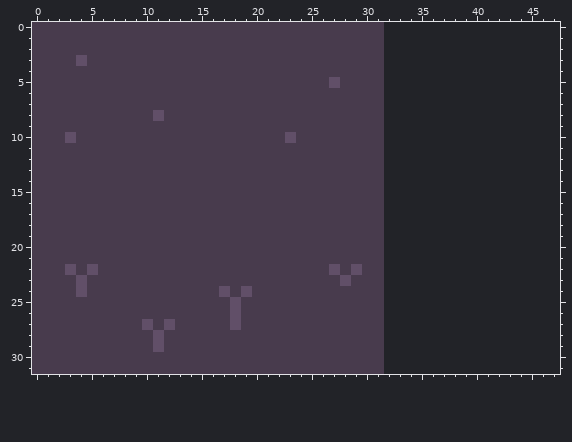
File history of a pixel-art file, Aseprite files/ground tileset proto 1.aseprite. Above: the version before the commit.
32x32 pixels, 1 frame. The old version is drawn lined up with the new one, on the new canvas.
Now the later version:
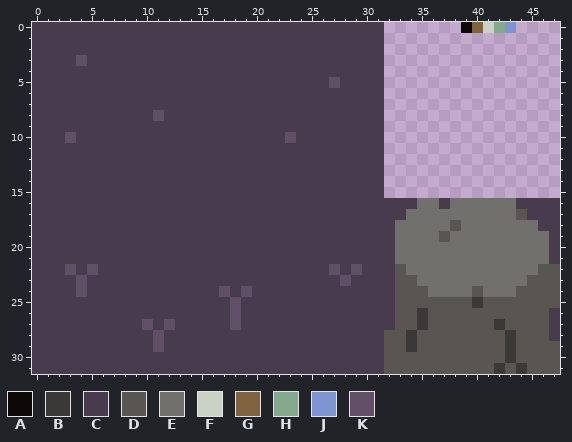
Palette (. is transparent): A #0d0907  B #3b3937  C #483b4d  D #595652  E #72706d  F #cad2c5  G #80643f  H #84a98c  J #7f95d1  K #614f68
The exact change:
canvas 32x32 -> 48x32
y 0: x 39..43 ..... -> AGFHJ
y 16: x 32..47 ................ -> CCCEECEEEEEECCCC
y 17: x 32..47 ................ -> CCEEEEEEEEEEDCCC
y 18: x 32..47 ................ -> CEEEEEDEEEEEEECC
y 19: x 32..47 ................ -> CEEEEDEEEEEEEEEC
y 20..21: x 32..47 ................ -> CEEEEEEEEEEEEEEC
y 22: x 32..47 ................ -> CDEEEEEEEEEEEEDD
y 23: x 32..47 ................ -> CDDEEEEEEEEEEDDD
y 24: x 32..47 ................ -> CDDDEEEEDEEEDDDD
y 25: x 32..47 ................ -> CDDDDDDDBDDDDDDD
y 26: x 32..47 ................ -> CDDBDDDDDDDDDDDC
y 27: x 32..47 ................ -> CDDBDDDDDDBDDDDC
y 28: x 32..47 ................ -> DDBDDDDDDDDBDDDC
y 29: x 32..47 ................ -> DDBDDDDDDDDBDDDD
y 30: x 32..47 ................ -> DDDDDDDDDDDBDDDD
y 31: x 32..47 ................ -> DDDDDDDDDDBDBDDD
Boxes around the changes in both pictures, in picture pixels (x1, y1, x2, y2):
added: (461, 22, 516, 33)
added: (384, 198, 560, 374)
